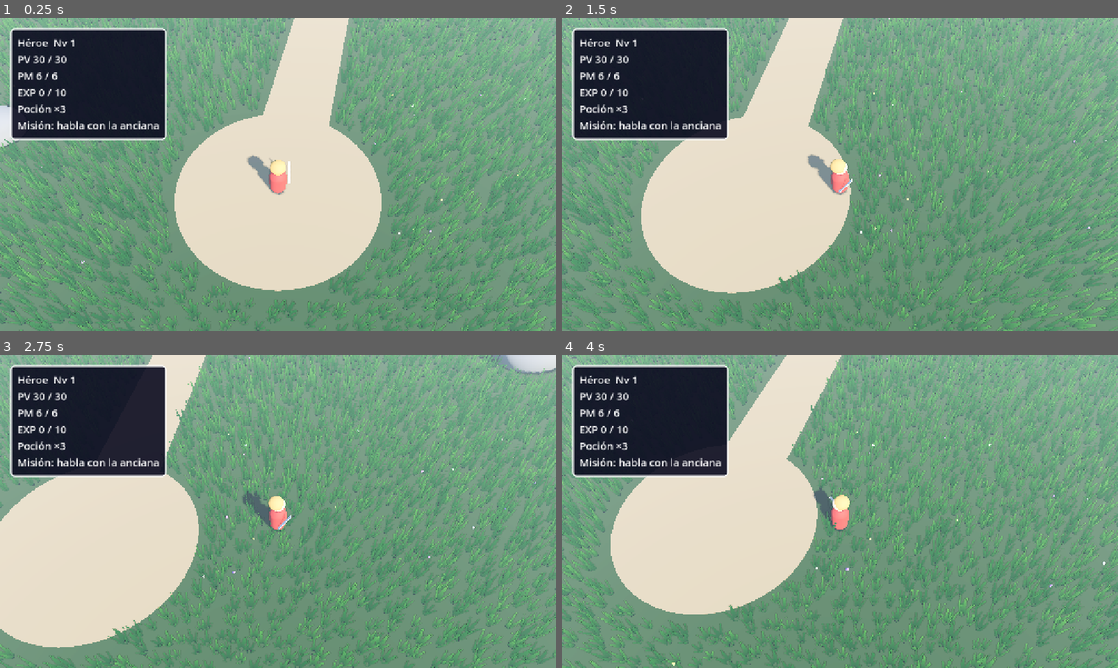
Above: before the commit, frames 1-4 (two rows, left to right).
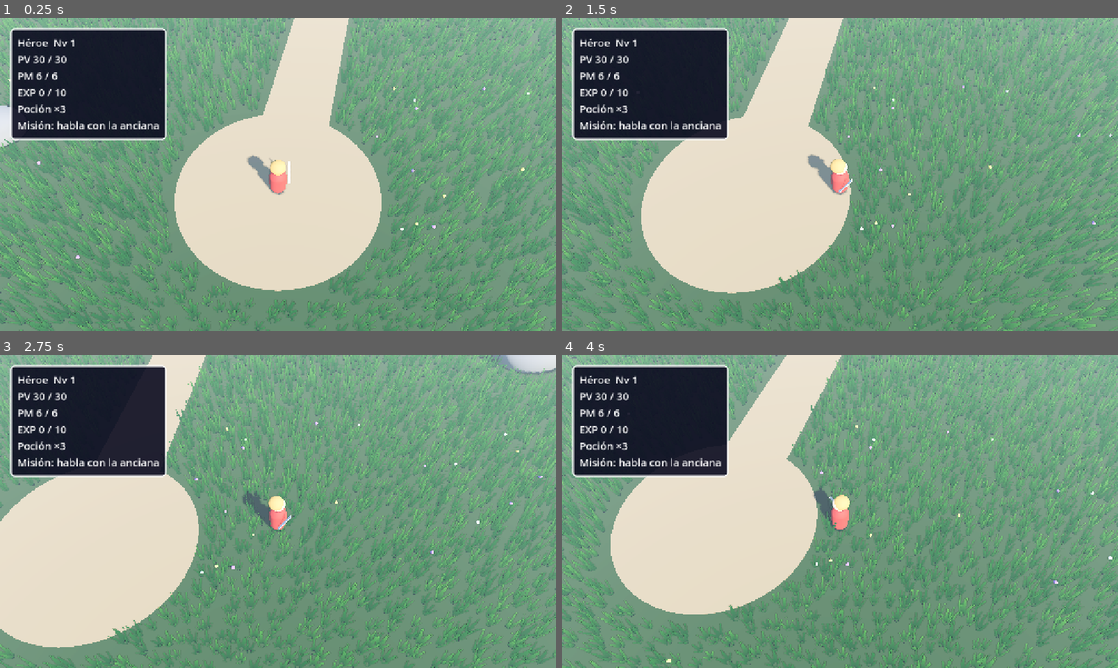
Above: after the commit, the same moments.

Repository: apergas/rpg-turnos
Game: Godot game, scene res://scenes/game/game.tscn
Two runs of this game, one before a commit and one after it. Both use one fixed random seed, a clock stepped at 60 frames per second and the inputs below.
Inputs (mouse positions are in pixels of both pictures, inside the frame that each line leads up to):
- Up to frame 1 (0.25 s): no input
- Up to frame 2 (1.5 s): tap Enter (ui_accept) at 0.5, 0.77 s; move the mouse to (962, 158) at 0.52 s; hold D 0.53-1.25 s; click (962, 158) at 0.67 s; drag from (728, 190) to (812, 237) at 1.27 s
- Up to frame 3 (2.75 s): move the mouse to (333, 442) at 2.02 s; hold D from 2.03 s (still down)
- Up to frame 4 (4 s): release D at 2.75 s; drag from (812, 574) to (673, 464) at 2.77 s; move the mouse to (1006, 558) at 3.52 s; hold A from 3.53 s (still down); tap Enter (ui_accept) at 3.77 s

The runs differ from the first frame. In frame 1, 0.1% of the frame differs, in the area x 1-96%, y 0-79%; in frame 2, less than 0.1%; in frame 3, 0.1%; in frame 4, 0.1%, in the area x 18-99%, y 1-100%.

Commit message:
Raise the flowers above the grass and cheapen the grass shader

Diff:
--- a/scripts/world/vegetation.gd
+++ b/scripts/world/vegetation.gd
@@ -1,5 +1,5 @@
 class_name Vegetation extends RefCounted
-## Builds tall grass and flowers from code. Grass tufts (BLADES thin blades each) go on
+## Builds tall grass and flowers from code. Grass tufts (BLADES blades each) go on
 ## a jittered grid wherever is_free says so, split into CHUNK-sized MultiMeshes so the
 ## camera skips the ones it does not see. The same seed always gives the same layout.
 ## The returned material sways with the wind; set_pusher() bends it away from a point.
@@ -19,7 +19,7 @@
 const TIP_COLORS := [Color(0.22, 0.55, 0.12), Color(0.42, 0.72, 0.16)]
 const FLOWERS_PER_M2 := 300.0 / 3600.0
 const FLOWER_COLORS := [Color(0.95, 0.95, 0.9), Color(0.98, 0.85, 0.2), Color(0.62, 0.42, 0.88)]
-const FLOWER_HEIGHT := Vector2(0.3, 0.45)
+const FLOWER_HEIGHT := Vector2(0.6, 0.85)
 
 
 ## Fills area (metres on XZ: position.x = min X, position.y = min Z) with grass and
@@ -82,7 +82,7 @@
 	return st.commit()
 
 
-## Small low-poly flower heads among the blades (the blades hide the stems).
+## Small low-poly flower heads just above the blades (no stems).
 static func _add_flowers(root: Node3D, area: Rect2, is_free: Callable, \
 		rng: RandomNumberGenerator) -> void:
 	var items := []
@@ -94,8 +94,8 @@
 		if is_free.call(pos):
 			items.append([Transform3D(Basis(), pos), color])
 	var head := SphereMesh.new()
-	head.radius = 0.05
-	head.height = 0.1
+	head.radius = 0.065
+	head.height = 0.13
 	head.radial_segments = 6
 	head.rings = 3
 	var material := StandardMaterial3D.new()
@@ -121,6 +121,8 @@
 		else:
 			mm.set_instance_color(i, items[i][1])
 	var mmi := MultiMeshInstance3D.new()
+	# The shader moves blade tips up to ~0.33 m outside the chunk AABB.
+	mmi.extra_cull_margin = 0.5
 	mmi.multimesh = mm
 	mmi.material_override = material
 	mmi.cast_shadow = GeometryInstance3D.SHADOW_CASTING_SETTING_OFF
--- a/shaders/grass.gdshader
+++ b/shaders/grass.gdshader
@@ -27,13 +27,15 @@
 		offset.y -= k * 0.5;
 	}
 	// The offset is in world space; the vertex is in the instance's (scaled, turned) space.
-	VERTEX += (inverse(MODEL_MATRIX) * vec4(offset, 0.0)).xyz;
+	// Instances are only turned and uniformly scaled, so the inverse of the basis is its
+	// transpose divided by the squared scale (cheaper than inverse() per vertex).
+	VERTEX += transpose(mat3(MODEL_MATRIX)) * offset / dot(MODEL_MATRIX[0].xyz, MODEL_MATRIX[0].xyz);
 	tip_color = INSTANCE_CUSTOM.rgb;
 }
 
 void fragment() {
 	ALBEDO = mix(base_color, tip_color, UV.y);
 	ROUGHNESS = 1.0;
-	// Lit like the ground under it, so thin blades never flash dark or bright.
+	// Lit like the ground under it, so blades never flash dark or bright.
 	NORMAL = (VIEW_MATRIX * vec4(0.0, 1.0, 0.0, 0.0)).xyz;
 }
Not shown, changed: CLAUDE.md
Not shown, changed: docs/boost/specs/2026-11-03-camara-vegetacion-design.md
